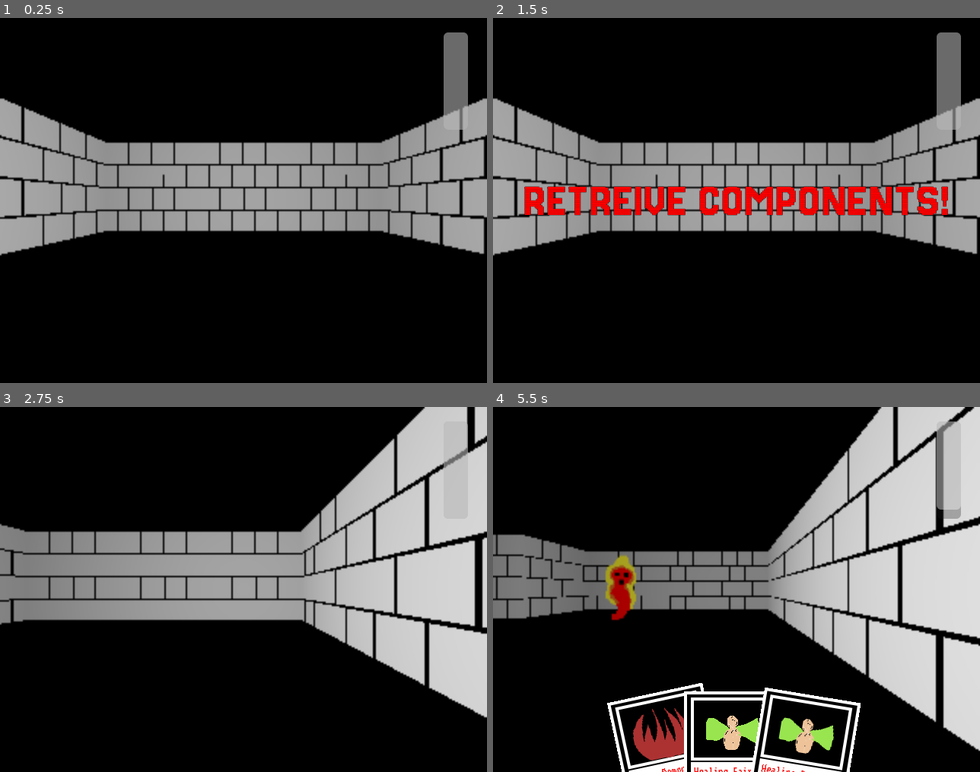
Above: before the commit, frames 1-4 (two rows, left to right).
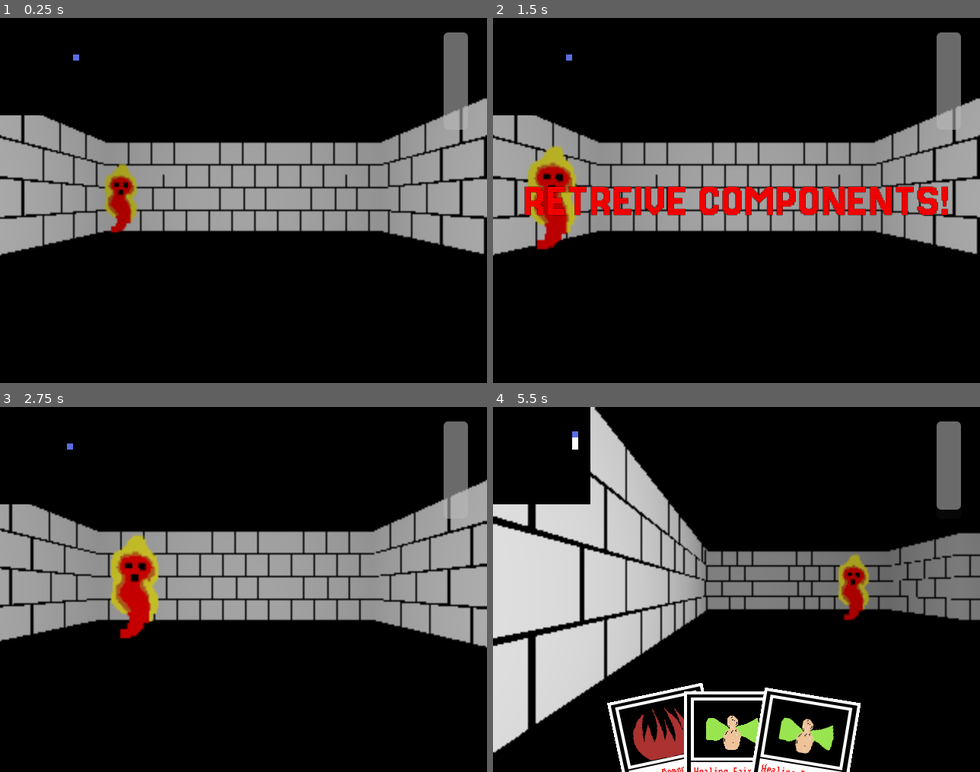
Above: after the commit, the same moments.

Repository: MagnusFurcifer/DungeonSummoner
Game: Godot game, scene res://screens/game_screen/game_screen.tscn
Same seed, same stepped clock (60 frames per second), same inputs: the game is played once before the commit and once after it.
Inputs (mouse positions are in pixels of both pictures, inside the frame that each line leads up to):
- Up to frame 1 (0.25 s): no input
- Up to frame 2 (1.5 s): tap Enter at 0.5 s; move the mouse to (843, 182) at 0.52 s; hold D (move_right) 0.53-1.25 s; tap Shift at 0.6 s; click (843, 182) at 0.67 s; tap Space at 1.25 s; drag from (639, 218) to (712, 273) at 1.27 s
- Up to frame 3 (2.75 s): move the mouse to (292, 509) at 2.02 s; hold D (move_right) from 2.03 s (still down); tap Shift at 2.1 s; click (292, 509) at 2.17 s
- Up to frame 4 (5.5 s): release D (move_right) at 2.75 s; drag from (712, 662) to (590, 534) at 2.77 s; move the mouse to (882, 644) at 3.52 s; hold A (move_left) 3.53-4.25 s; tap Shift at 3.6, 5.1 s; click (882, 644) at 3.67 s; drag from (590, 534) to (663, 498) at 4.27 s; tap Enter at 5 s; move the mouse to (760, 589) at 5.02 s; hold S (move_backward) from 5.03 s (still down); click (760, 589) at 5.17 s

The runs differ from the first frame. In frame 1, 1.2% of the frame differs, in the area x 0-29%, y 10-59%; in frame 2, 2.0%; in frame 3, 29%; in frame 4, 48%, in the area x 0-100%, y 0-95%.

Commit message:
added minimap and a bunch of other shit

Diff:
--- a/dungeon_generator/dungeon_generator.gd
+++ b/dungeon_generator/dungeon_generator.gd
@@ -1,7 +1,7 @@
 extends Node
 class_name DungeonGenerator
 
-const MAP_SIZE = Vector2(32, 32)
+const MAP_SIZE = Vector2(16, 16)
 
 enum CELL_TYPES {
 	BLANK,
@@ -34,6 +34,10 @@
 	return map.spawn
 
 
+func get_couldron_spawn():
+	return map.couldron
+
+
 func generate_meshes():
 	print("Generate Meshes")
 	var mb = MeshBuilder.new()
@@ -61,9 +65,14 @@
 	meshes.append(mb.generate_object(block_arrays, true))
 	meshes.append(mb.generate_floors_and_roofs(Vector2(map.get_map().size(), map.get_map()[0].size()), mat_man.materials[0]))
 	print("Generate Meshes Finished")
-
+	print("DROPING COULDRON")
+	var tmp = EntityManager.get_couldron_scene().instantiate()
+	var tmp_pos = map.couldron * MeshBuilder.tileSize
+	tmp.global_position = Vector3(tmp_pos.x, 0, tmp_pos.y)
+	entities.append(tmp)
 
 func instanite_entities(cell, y, x):
+	#print("Instantiate entities")
 	if cell.entities:
 		if cell.entities.size() > 0:
 			for entity_id in cell.entities:
@@ -71,3 +80,10 @@
 				var tmp_pos = Vector2(y, x) * MeshBuilder.tileSize
 				tmp.global_position = Vector3(tmp_pos.x, 0.5, tmp_pos.y)
 				entities.append(tmp)
+
+	if cell.collectable != null:
+		print("COLLECTABLE FOUND, ADDING TO CELL AT: " + str(Vector2(y, x)))
+		var tmp = EntityManager.get_collectable(cell.collectable).instantiate()
+		var tmp_pos = Vector2(y, x) * MeshBuilder.tileSize
+		tmp.global_position = Vector3(tmp_pos.x, 0, tmp_pos.y)
+		entities.append(tmp)
--- a/dungeon_generator/map_generator.gd
+++ b/dungeon_generator/map_generator.gd
@@ -18,6 +18,7 @@
 
 
 var spawn = Vector2(0, 0)
+var couldron = Vector2(0, 0)
 
 var entities = []
 
@@ -38,7 +39,8 @@
 			x_row.append(
 				{ "type" : fill_tile_id,
 				"player_spawn" : false,
-				"entities" : []})
+				"entities" : [],
+				"collectable" : null})
 		level.append(x_row)
 
 
@@ -70,8 +72,28 @@
 
 	populate_entities(size)
 
-
-
+	populate_collectables()
+
+
+
+
+func populate_collectables():
+	print("populate_collectables in room: " + str(rooms[1]))
+	add_collectable_to_room(rooms[1], 0)
+	add_collectable_to_room(rooms[2], 1)
+	add_collectable_to_room(rooms[3], 2)
+
+
+
+func add_collectable_to_room(room, id):
+	var x = room['x'] + (randi() % room['w'])
+	var y = room['y']  + (randi() % room['h'])
+	print("Adding collectable to: " + str(Vector2(y, x)))
+	var tmp = level[x][y]
+	tmp.collectable = id
+	tmp.type = DungeonGenerator.CELL_TYPES.BLANK_ROOM
+	tmp.entities = []
+	level[x][y] = tmp
 
 func populate_entities(size):
 	var num = randi_range(min_entities, max_entities)
@@ -97,7 +119,8 @@
 					(level[x][y-1]['type'] == tmp_wall) &&
 					(level[x][y+1]['type'] == tmp_wall)):
 						level[x][y] = { "type" : DungeonGenerator.CELL_TYPES.BLANK,
-						'entities' : [] ,  'player_spawn' : false}
+						'entities' : [] ,  'player_spawn' : false,
+						"collectable" : null}
 
 
 func generation_attempt(tries, size):
@@ -130,6 +153,10 @@
 				create_room(room_def, 0)
 				spawn.x = room_def['x'] + floor( room_def['w'] / 2 )
 				spawn.y = room_def['y'] + floor( room_def['h'] / 2 )
+				couldron.x = room_def['x'] + floor(room_def['w'] / 2 - 1)
+				couldron.y = room_def['y'] + floor(room_def['h'] / 2 - 1)
+
+
 			else:
 				create_room(room_def, 1)
 				var prev_x = rooms[num_rooms-1]['x'] + floor( rooms[num_rooms-1]['w'] / 2 )
@@ -150,7 +177,8 @@
 		for y in range(room['y'], room['y'] + room['h']):
 			level[x][y] = { "type" : DungeonGenerator.CELL_TYPES.BLANK_ROOM,
 								'entities' : [] ,
-								'player_spawn' : false}
+								'player_spawn' : false,
+								"collectable" : null}
 
 
 
@@ -167,11 +195,13 @@
 	for x in range(xmin, xmax):
 		level[x][z] = { "type" : DungeonGenerator.CELL_TYPES.BLANK_HALL,
 								'entities' : [] ,
-								'player_spawn' : false}
+								'player_spawn' : false,
+								"collectable" : null}
 func createVirTunnel(z1, z2, x):
 	var zmin = floor(min(z1, z2))
 	var zmax = floor(max(z1, z2) + 1)
 	for z in range(zmin, zmax):
 		level[x][z] = { "type" : DungeonGenerator.CELL_TYPES.BLANK_HALL,
 								'entities' : [] ,
-								'player_spawn' : false}
+								'player_spawn' : false,
+								"collectable" : null}
--- /dev/null
+++ b/entities/collectable.gd
@@ -0,0 +1,68 @@
+extends Area3D
+class_name Collectable
+
+@onready var collect_particles = $GPUParticles3D
+@onready var dead_timer = $dead_timer
+@onready var sprite = $Sprite3D
+
+var id = 0
+var is_collected = false
+var is_seen = false
+
+func _ready():
+	print("COLLECTABLE ADDED TO WORLD")
+	dead_timer.timeout.connect(_on_dead_timer_timeout)
+
+func _on_body_entered(body):
+	print("BODY ENTERED COLLECTAABLEE!!!!")
+	if !is_collected:
+		if body is PlayerController:
+			body.collect_collectable(id)
+			is_collected = true
+			collect_particles.emitting = true
+			dead_timer.start()
+			sprite.visible = false
+			if GameManager.minimap:
+				GameManager.minimap.remove_collectable(get_current_tile())
+			if GameManager.messages_manager:
+				GameManager.messages_manager.show_message("You collected an ingredient!", 2.0)
+
+
+func get_current_tile():
+	return Vector2(self.global_position.x, self.global_position.z) / PlayerController.CELL_SIZE
+
+
+
+func _physics_process(delta):
+	if !is_seen:
+		if can_see_player():
+			print("CAN SEE PLAYER")
+			if GameManager.minimap:
+				GameManager.minimap.player_seen_collectable(get_current_tile())
+				is_seen = true
+
+
+
+
+func can_see_player():
+	if GameManager.player:
+		self.collision_layer = 0b0000
+		var ray_start = self.global_position
+		var ray_end = GameManager.player.global_position
+		ray_end.y = 1
+		ray_start.y = 1
+		var world3d : World3D = get_world_3d()
+		var space_state = world3d.direct_space_state
+		if space_state == null:
+			return null
+		var query = PhysicsRayQueryParameters3D.create(ray_start, ray_end, 0b1111)
+		var tmp = space_state.intersect_ray(query)
+		self.collision_layer = 0b1011
+		if tmp:
+			#print("COLLIDING ON PLAYER CHECK: " + str(tmp))
+			if tmp.collider is PlayerController:
+				return true
+	return false
+
+func _on_dead_timer_timeout():
+	self.queue_free()
--- /dev/null
+++ b/entities/collectable_bonedust/collectable.gd
@@ -0,0 +1,7 @@
+extends Collectable
+
+
+# Called when the node enters the scene tree for the first time.
+func _ready():
+	super()
+	id = 2
--- /dev/null
+++ b/entities/collectable_bonedust/collectable.tscn
@@ -0,0 +1,45 @@
+[gd_scene load_steps=6 format=3 uid="uid://4h7fiy5sabtt"]
+
+[ext_resource type="Script" path="res://entities/collectable_bonedust/collectable.gd" id="1_i3aud"]
+[ext_resource type="Texture2D" uid="uid://b4jd81gk5362o" path="res://entities/collectable_tomato/collectable_tomato.png" id="2_urso2"]
+
+[sub_resource type="BoxShape3D" id="BoxShape3D_803p7"]
+size = Vector3(1, 2, 1)
+
+[sub_resource type="ParticleProcessMaterial" id="ParticleProcessMaterial_mbti1"]
+inherit_velocity_ratio = 0.422
+spread = 180.0
+initial_velocity_min = 168.68
+initial_velocity_max = 385.54
+gravity = Vector3(0, 0, 0)
+
+[sub_resource type="QuadMesh" id="QuadMesh_2elcr"]
+size = Vector2(0.25, 0.25)
+
+[node name="collectable" type="Area3D"]
+collision_layer = 3
+collision_mask = 2
+script = ExtResource("1_i3aud")
+
+[node name="CollisionShape3D" type="CollisionShape3D" parent="."]
+shape = SubResource("BoxShape3D_803p7")
+
+[node name="Sprite3D" type="Sprite3D" parent="."]
+transform = Transform3D(1, 0, 0, 0, 1, 0, 0, 0, 1, 0, 0.5, 0)
+billboard = 2
+texture = ExtResource("2_urso2")
+
+[node name="GPUParticles3D" type="GPUParticles3D" parent="."]
+emitting = false
+amount = 64
+lifetime = 0.25
+one_shot = true
+explosiveness = 1.0
+randomness = 1.0
+process_material = SubResource("ParticleProcessMaterial_mbti1")
+draw_pass_1 = SubResource("QuadMesh_2elcr")
+
+[node name="dead_timer" type="Timer" parent="."]
+one_shot = true
+
+[connection signal="body_entered" from="." to="." method="_on_body_entered"]
--- /dev/null
+++ b/entities/collectable_tomato/collectable.tscn
@@ -0,0 +1,45 @@
+[gd_scene load_steps=6 format=3 uid="uid://jjpu8y8k3o0m"]
+
+[ext_resource type="Script" path="res://entities/collectable_tomato/tomato.gd" id="1_8t248"]
+[ext_resource type="Texture2D" uid="uid://b4jd81gk5362o" path="res://entities/collectable_tomato/collectable_tomato.png" id="1_m8xoh"]
+
+[sub_resource type="BoxShape3D" id="BoxShape3D_803p7"]
+size = Vector3(1, 2, 1)
+
+[sub_resource type="ParticleProcessMaterial" id="ParticleProcessMaterial_mbti1"]
+inherit_velocity_ratio = 0.422
+spread = 180.0
+initial_velocity_min = 168.68
+initial_velocity_max = 385.54
+gravity = Vector3(0, 0, 0)
+
+[sub_resource type="QuadMesh" id="QuadMesh_2elcr"]
+size = Vector2(0.25, 0.25)
+
+[node name="collectable" type="Area3D"]
+collision_layer = 3
+collision_mask = 2
+script = ExtResource("1_8t248")
+
+[node name="CollisionShape3D" type="CollisionShape3D" parent="."]
+shape = SubResource("BoxShape3D_803p7")
+
+[node name="Sprite3D" type="Sprite3D" parent="."]
+transform = Transform3D(1, 0, 0, 0, 1, 0, 0, 0, 1, 0, 0.5, 0)
+billboard = 2
+texture = ExtResource("1_m8xoh")
+
+[node name="GPUParticles3D" type="GPUParticles3D" parent="."]
+emitting = false
+amount = 64
+lifetime = 0.25
+one_shot = true
+explosiveness = 1.0
+randomness = 1.0
+process_material = SubResource("ParticleProcessMaterial_mbti1")
+draw_pass_1 = SubResource("QuadMesh_2elcr")
+
+[node name="dead_timer" type="Timer" parent="."]
+one_shot = true
+
+[connection signal="body_entered" from="." to="." method="_on_body_entered"]
--- /dev/null
+++ b/entities/collectable_tomato/tomato.gd
@@ -0,0 +1 @@
+extends Collectable
--- /dev/null
+++ b/entities/collectable_tongue/collectable.gd
@@ -0,0 +1,5 @@
+extends Collectable
+
+func _ready():
+	super()
+	id = 1
--- /dev/null
+++ b/entities/collectable_tongue/collectable.tscn
@@ -0,0 +1,45 @@
+[gd_scene load_steps=6 format=3 uid="uid://ct73y6w8aouvm"]
+
+[ext_resource type="Script" path="res://entities/collectable_tongue/collectable.gd" id="1_m5uct"]
+[ext_resource type="Texture2D" uid="uid://b4jd81gk5362o" path="res://entities/collectable_tomato/collectable_tomato.png" id="2_eqeh3"]
+
+[sub_resource type="BoxShape3D" id="BoxShape3D_803p7"]
+size = Vector3(1, 2, 1)
+
+[sub_resource type="ParticleProcessMaterial" id="ParticleProcessMaterial_mbti1"]
+inherit_velocity_ratio = 0.422
+spread = 180.0
+initial_velocity_min = 168.68
+initial_velocity_max = 385.54
+gravity = Vector3(0, 0, 0)
+
+[sub_resource type="QuadMesh" id="QuadMesh_2elcr"]
+size = Vector2(0.25, 0.25)
+
+[node name="collectable" type="Area3D"]
+collision_layer = 3
+collision_mask = 2
+script = ExtResource("1_m5uct")
+
+[node name="CollisionShape3D" type="CollisionShape3D" parent="."]
+shape = SubResource("BoxShape3D_803p7")
+
+[node name="Sprite3D" type="Sprite3D" parent="."]
+transform = Transform3D(1, 0, 0, 0, 1, 0, 0, 0, 1, 0, 0.5, 0)
+billboard = 2
+texture = ExtResource("2_eqeh3")
+
+[node name="GPUParticles3D" type="GPUParticles3D" parent="."]
+emitting = false
+amount = 64
+lifetime = 0.25
+one_shot = true
+explosiveness = 1.0
+randomness = 1.0
+process_material = SubResource("ParticleProcessMaterial_mbti1")
+draw_pass_1 = SubResource("QuadMesh_2elcr")
+
+[node name="dead_timer" type="Timer" parent="."]
+one_shot = true
+
+[connection signal="body_entered" from="." to="." method="_on_body_entered"]
--- /dev/null
+++ b/entities/couldron/couldron.gd
@@ -0,0 +1,10 @@
+extends StaticBody3D
+
+
+func activate():
+	if GameManager.player:
+		if GameManager.player.has_all_collectables():
+			pass
+		else:
+			if GameManager.messages_manager:
+				GameManager.messages_manager.show_message("You don't have all the ingredients needed to summon!", 1.5)
--- /dev/null
+++ b/entities/couldron/couldron.tscn
@@ -0,0 +1,20 @@
+[gd_scene load_steps=4 format=3 uid="uid://cc6y0qnmerdj"]
+
+[ext_resource type="Script" path="res://entities/couldron/couldron.gd" id="1_ddj3v"]
+[ext_resource type="Texture2D" uid="uid://dboq81voitqeg" path="res://entities/couldron/couldron.png" id="2_uchfs"]
+
+[sub_resource type="BoxShape3D" id="BoxShape3D_803p7"]
+size = Vector3(1, 2, 1)
+
+[node name="collectable" type="StaticBody3D" groups=["interactable"]]
+collision_layer = 3
+collision_mask = 2
+script = ExtResource("1_ddj3v")
+
+[node name="CollisionShape3D" type="CollisionShape3D" parent="."]
+shape = SubResource("BoxShape3D_803p7")
+
+[node name="Sprite3D" type="Sprite3D" parent="."]
+transform = Transform3D(1, 0, 0, 0, 1, 0, 0, 0, 1, 0, 0.5, 0)
+billboard = 1
+texture = ExtResource("2_uchfs")
--- a/entities/enemy.gd
+++ b/entities/enemy.gd
@@ -19,26 +19,26 @@
 	if current_state in [STATES.IDLE, STATES.ACTING]:
 		#print("ACTION TIMER TIMEOUT")
 		if is_player_adjacent():
-			print("PLAYER is ADJACENT")
+			#print("PLAYER is ADJACENT")
 			attack_player()
 		else:
 			var res = search_for_player()
-			print(res)
+			#print(res)
 			if res:
-				print("FOUND PLAYER IN RAY")
+				#print("FOUND PLAYER IN RAY")
 				if res.collider is PlayerController:
 					if !is_player_adjacent():
 						move_towards_player()
 
 
 func attack_player():
-	print("ATTACK PLAYER")
+	#print("ATTACK PLAYER")
 	anim.play("attack")
 	if GameManager.player:
 		GameManager.player.hit(1)
 
 func move_towards_player():
-	print("MOVING TOWARDS PLAYER")
+	#print("MOVING TOWARDS PLAYER")
 	var target_dir = get_player_dir()
 	var tgt_pos = Vector3(target_dir.x, 0, target_dir.y)
 	self.global_position += tgt_pos
--- a/entities/entity.gd
+++ b/entities/entity.gd
@@ -57,9 +57,9 @@
 func is_player_adjacent():
 	if GameManager.player:
 		var ec = get_current_tile()
-		print("Entitiy Tile: " + str(ec))
+		#print("Entitiy Tile: " + str(ec))
 		var pc = GameManager.player.get_current_tile()
-		print("Player Tile: " + str(pc))
+		#print("Player Tile: " + str(pc))
 		var x_diff = abs(pc.x-ec.x)
 		var y_diff = abs(pc.y-ec.y)
 		if x_diff <= 1 and y_diff <= 1:
--- a/entities/flame_enemy/enemy.tscn
+++ b/entities/flame_enemy/enemy.tscn
@@ -64,17 +64,6 @@
 }, {
 "frames": [{
 "duration": 1.0,
-"texture": ExtResource("8_smd1v")
-}, {
-"duration": 1.0,
-"texture": ExtResource("9_t0ew5")
-}],
-"loop": true,
-"name": &"default",
-"speed": 5.0
-}, {
-"frames": [{
-"duration": 1.0,
 "texture": ExtResource("10_t2f5v")
 }, {
 "duration": 1.0,
@@ -85,6 +74,17 @@
 }],
 "loop": false,
 "name": &"hit",
+"speed": 5.0
+}, {
+"frames": [{
+"duration": 1.0,
+"texture": ExtResource("8_smd1v")
+}, {
+"duration": 1.0,
+"texture": ExtResource("9_t0ew5")
+}],
+"loop": true,
+"name": &"idle",
 "speed": 5.0
 }]
 
@@ -99,6 +99,7 @@
 transform = Transform3D(1, 0, 0, 0, 1, 0, 0, 0, 1, 0, 0.25, 0)
 billboard = 2
 sprite_frames = SubResource("SpriteFrames_hbcb4")
+animation = &"idle"
 
 [node name="CollisionShape3D" type="CollisionShape3D" parent="."]
 shape = SubResource("BoxShape3D_gq6h4")
--- a/player_controller/player_controller.gd
+++ b/player_controller/player_controller.gd
@@ -13,6 +13,11 @@
 
 var current_hp = 10
 var max_hp = 10
+var collectables_status = [
+	false,
+	false,
+	false
+]
 
 
 signal updated_visited_tiles
@@ -48,6 +53,17 @@
 			systems.cam.input(event)
 
 
+
+func has_all_collectables():
+	var has_all = true
+	for i in collectables_status:
+		if !i:
+			has_all = false
+	return has_all
+
+func collect_collectable(id):
+	collectables_status[id] = true
+
 func hit(dmg):
 	print("HIT PLAYER")
 	systems.cam.cam_shake()
--- a/player_controller/systems/movement_system.gd
+++ b/player_controller/systems/movement_system.gd
@@ -82,11 +82,16 @@
 		PlayerStates.PLAYER_STATES.MOVING:
 			if !move_tween_active:
 				var collision_test = is_colliding(player_controller, queued_action)
+
 				if collision_test:
 					var move_tween = get_tree().create_tween()
 					move_tween.tween_property(player_controller, "global_position", player_controller.global_position + (queued_action.move_diff * bounce_coe), move_tween_duration)
 					move_tween.tween_callback(self._on_bounce_tween_finished.bind(player_controller, player_controller.global_position))
 					move_tween_active = true
+
+					if collision_test.is_in_group("interactable"):
+						collision_test.activate()
+
 				else:
 					var move_tween = get_tree().create_tween()
 					move_tween.tween_property(player_controller, "global_position", player_controller.global_position + queued_action.move_diff, move_tween_duration)
@@ -279,4 +284,4 @@
 			exists = true
 	if !exists:
 		visited_tiles.append(map_pos)
-	player_controller.emit_signal("updated_visited_tiles")
+	player_controller.emit_signal("updated_visited_tiles", map_pos)
--- a/screens/game_screen/game_screen.gd
+++ b/screens/game_screen/game_screen.gd
@@ -2,8 +2,9 @@
 
 @onready var world_container = $world_container
 @onready var cards_mananager = $cards
+@onready var minimap = $minimap
+
 var dunGen = DungeonGenerator.new()
-
 
 
 # Called when the node enters the scene tree for the first time.
@@ -11,7 +12,7 @@
 	GameManager.set_state(GameManager.STATES.INTRO)
 	dunGen.create_dungeon()
 	world_container.create_world(dunGen)
-
+	minimap.setup(dunGen)
 	$start_timer.start()
 
 
--- a/screens/game_screen/game_screen.tscn
+++ b/screens/game_screen/game_screen.tscn
@@ -1,10 +1,12 @@
-[gd_scene load_steps=6 format=3 uid="uid://c8lu113aswpjl"]
+[gd_scene load_steps=8 format=3 uid="uid://c8lu113aswpjl"]
 
 [ext_resource type="Script" path="res://screens/game_screen/game_screen.gd" id="1_kutnb"]
 [ext_resource type="PackedScene" uid="uid://bx61c17kryit2" path="res://world_space/world_container.tscn" id="2_bdftc"]
 [ext_resource type="Script" path="res://screens/game_screen/cards.gd" id="3_kh0ix"]
 [ext_resource type="PackedScene" uid="uid://jc2jjmorlytc" path="res://ui_systems/intro_sting.tscn" id="4_v2mnk"]
 [ext_resource type="PackedScene" uid="uid://br8nlv6kte6ci" path="res://ui_systems/health_ui.tscn" id="5_u3fmg"]
+[ext_resource type="PackedScene" uid="uid://kurp2yktvsw1" path="res://ui_systems/minimap.tscn" id="6_6gols"]
+[ext_resource type="PackedScene" uid="uid://bsi707ij05be" path="res://ui_systems/messages.tscn" id="7_n4b31"]
 
 [node name="game_screen" type="Control"]
 layout_mode = 3
@@ -33,7 +35,6 @@
 [node name="card_2" type="Node2D" parent="cards"]
 position = Vector2(91, 4)
 rotation = 0.163614
-scale = Vector2(1, 1)
 
 [node name="discard" type="Node2D" parent="cards"]
 
@@ -51,6 +52,12 @@
 [node name="health_ui" parent="." instance=ExtResource("5_u3fmg")]
 layout_mode = 1
 
+[node name="minimap" parent="." instance=ExtResource("6_6gols")]
+layout_mode = 1
+
+[node name="messages" parent="." instance=ExtResource("7_n4b31")]
+layout_mode = 1
+
 [connection signal="timeout" from="cards/card_use_delay" to="cards" method="_on_card_use_delay_timeout"]
 [connection signal="intro_finished" from="intro_sting" to="." method="_on_intro_sting_intro_finished"]
 [connection signal="timeout" from="start_timer" to="." method="_on_start_timer_timeout"]
--- a/singletons/EntityManager.gd
+++ b/singletons/EntityManager.gd
@@ -1,5 +1,7 @@
 extends Node
 
+
+var couldron_scene = preload("res://entities/couldron/couldron.tscn")
 
 var entity_scenes = [
 	preload("res://entities/flame_enemy/enemy.tscn"),
@@ -8,12 +10,24 @@
 ]
 
 
+var collectable_scenes = [
+	preload("res://entities/collectable_tomato/collectable.tscn"),
+	preload("res://entities/collectable_tongue/collectable.tscn"),
+	preload("res://entities/collectable_bonedust/collectable.tscn"),
+]
+
 func get_random_entity():
 	return entity_scenes[randi() % entity_scenes.size()]
 
+func get_couldron_scene():
+	return couldron_scene
 
 func get_random_entity_id():
 	return randi() % entity_scenes.size()
 
 func get_entity(id):
 	return entity_scenes[id]
+
+
+func get_collectable(id):
+	return collectable_scenes[id]
--- a/singletons/GameManager.gd
+++ b/singletons/GameManager.gd
@@ -10,7 +10,8 @@
 var current_state = STATES.INTRO
 
 var player = null
-
+var minimap = null
+var messages_manager = null
 
 func set_state(state):
 	current_state = state
--- a/ui_systems/card.gd
+++ b/ui_systems/card.gd
@@ -36,7 +36,7 @@
 		print(res)
 		if res:
 			if res is Entity:
-				res.hit(5)
+				res.hit(11)
 
 func init(pos, delay, cards_manager, is_card_delay_active):
 	if is_card_delay_active:
--- /dev/null
+++ b/ui_systems/messages.gd
@@ -0,0 +1,21 @@
+extends Control
+
+@onready var label = $Label
+@onready var label_timer = $Timer
+# Called when the node enters the scene tree for the first time.
+func _ready():
+	GameManager.messages_manager = self
+	label.visible = false
+	label.text = ""
+
+
+func show_message(message, time):
+	label_timer.wait_time = time
+	label.text = message
+	label.visible = true
+	label_timer.start()
+
+
+func _on_timer_timeout():
+	label.visible = false
+	label.text = ""
--- /dev/null
+++ b/ui_systems/messages.tscn
@@ -0,0 +1,41 @@
+[gd_scene load_steps=3 format=3 uid="uid://bsi707ij05be"]
+
+[ext_resource type="Script" path="res://ui_systems/messages.gd" id="1_guhsf"]
+[ext_resource type="FontFile" uid="uid://c5yyu0axuj3vo" path="res://assets/fonts/Jersey20-Regular.ttf" id="2_cguet"]
+
+[node name="messages" type="Control"]
+layout_mode = 3
+anchors_preset = 15
+anchor_right = 1.0
+anchor_bottom = 1.0
+grow_horizontal = 2
+grow_vertical = 2
+mouse_filter = 2
+script = ExtResource("1_guhsf")
+
+[node name="Label" type="Label" parent="."]
+custom_minimum_size = Vector2(512, 128)
+layout_mode = 1
+anchors_preset = 8
+anchor_left = 0.5
+anchor_top = 0.5
+anchor_right = 0.5
+anchor_bottom = 0.5
+offset_left = -20.0
+offset_top = -11.5
+offset_right = 20.0
+offset_bottom = 11.5
+grow_horizontal = 2
+grow_vertical = 2
+theme_override_colors/font_color = Color(0.639216, 0, 0.117647, 1)
+theme_override_colors/font_outline_color = Color(0, 0, 0, 1)
+theme_override_constants/outline_size = 1
+theme_override_fonts/font = ExtResource("2_cguet")
+theme_override_font_sizes/font_size = 32
+text = "test message"
+autowrap_mode = 3
+
+[node name="Timer" type="Timer" parent="."]
+one_shot = true
+
+[connection signal="timeout" from="Timer" to="." method="_on_timer_timeout"]
--- /dev/null
+++ b/ui_systems/minimap.gd
@@ -0,0 +1,39 @@
+extends Control
+
+@onready var tilemap = $TileMap
+
+var dunGen = null
+
+func _ready():
+	GameManager.minimap = self
+
+func setup(dunGen):
+	self.dunGen = dunGen
+	init_tilemap()
+
+	if GameManager.player:
+		GameManager.player.updated_visited_tiles.connect(_on_player_visited_tile)
+
+
+func remove_collectable(map_pos):
+	tilemap.erase_cell(2, map_pos)
+
+
+func init_tilemap():
+	for y in dunGen.map.get_map().size():
+		for x in dunGen.map.get_map()[y].size():
+			tilemap.set_cell(0, Vector2(y, x), 1, Vector2(0, 0))
+
+func _on_player_visited_tile(map_pos):
+	print("PLAYER VISITED TILE: " + str(map_pos))
+	tilemap.set_cell(0, map_pos, 1, Vector2(1, 0))
+
+func player_seen_collectable(map_pos):
+	print("PLAYER SEEN COLLECTABLE WHATTTT: " + str(map_pos))
+	tilemap.set_cell(2, map_pos, 1, Vector2(3, 0))
+
+func _physics_process(delta):
+	if GameManager.player:
+		tilemap.clear_layer(1)
+		var map_pos = GameManager.player.get_current_tile()
+		tilemap.set_cell(1, map_pos, 1, Vector2(2, 0))
--- /dev/null
+++ b/ui_systems/minimap.tscn
@@ -0,0 +1,33 @@
+[gd_scene load_steps=5 format=3 uid="uid://kurp2yktvsw1"]
+
+[ext_resource type="Script" path="res://ui_systems/minimap.gd" id="1_ebu3u"]
+[ext_resource type="Texture2D" uid="uid://b7i3b65uj4ped" path="res://ui_systems/assets/minimap_sprite_sheet.png" id="2_wothg"]
+
+[sub_resource type="TileSetAtlasSource" id="TileSetAtlasSource_kcm7i"]
+texture = ExtResource("2_wothg")
+texture_region_size = Vector2i(8, 8)
+0:0/0 = 0
+1:0/0 = 0
+2:0/0 = 0
+0:1/0 = 0
+3:0/0 = 0
+
+[sub_resource type="TileSet" id="TileSet_ko30j"]
+tile_size = Vector2i(8, 8)
+sources/1 = SubResource("TileSetAtlasSource_kcm7i")
+
+[node name="minimap" type="Control"]
+layout_mode = 3
+anchors_preset = 15
+anchor_right = 1.0
+anchor_bottom = 1.0
+grow_horizontal = 2
+grow_vertical = 2
+mouse_filter = 2
+script = ExtResource("1_ebu3u")
+
+[node name="TileMap" type="TileMap" parent="."]
+tile_set = SubResource("TileSet_ko30j")
+format = 2
+layer_1/tile_data = PackedInt32Array()
+layer_2/tile_data = PackedInt32Array()
Renamed: entities/collectable_tomato.aseprite -> entities/collectable_tomato/collectable_tomato.aseprite
Renamed: entities/collectable_tomato.png -> entities/collectable_tomato/collectable_tomato.png
Binary file added: ui_systems/assets/minimap_sprite_sheet.aseprite
Binary file added: ui_systems/assets/minimap_sprite_sheet.png
